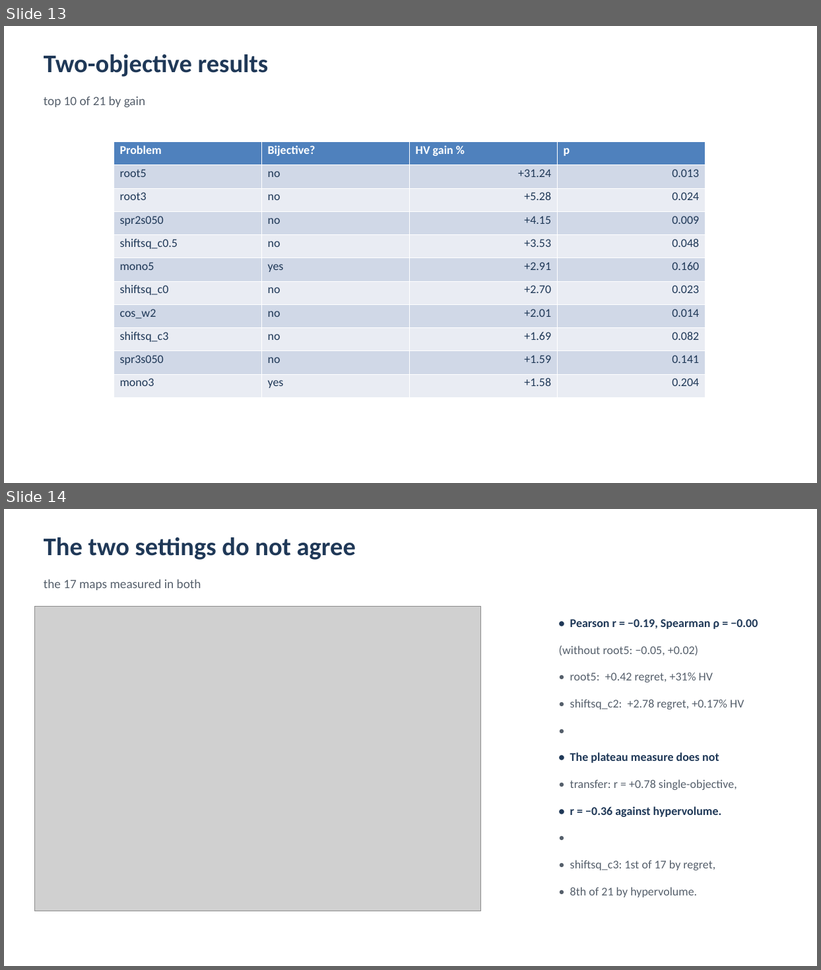
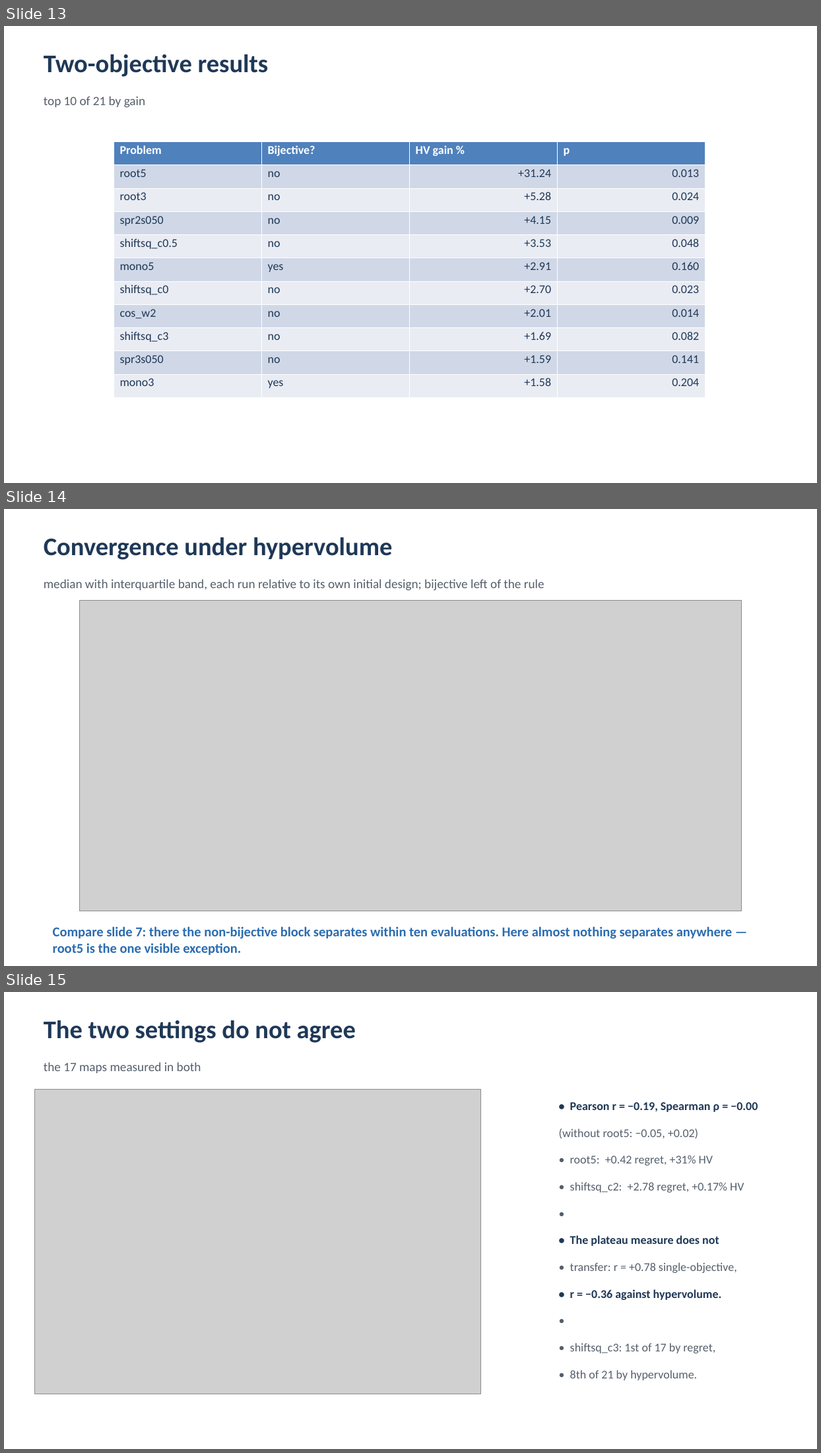
Before and after one commit to MuhammadAli-CS/three-arm-composite, a slide deck: slides/composite_matern.pptx. Shown one above the other, each under a label of ours: slides 13 and 14 before the commit, slides 13, 14 and 15 after it. The pictures are 821x970 and 821x1453 pixels, drawn with LibreOffice and Linux fonts; fonts in the diff are those of the drawing; grey boxes stand for pictures. Boxes give left, top, right and bottom in pixels: in the first picture for what was removed or moved away, otherwise in the second. Text is boxed around its words. In the diff, an @@ line names an element or a change of style, - is before the commit and + after.

```diff
--- a/slides/composite_matern.pptx
+++ b/slides/composite_matern.pptx
@@ slide 14 added at box(4, 509, 817, 966), background #FFFFFF @@
@@ text added at box(44, 537, 392, 560), 30 pt, text #1F3857, bold @@
+Convergence under hypervolume
@@ text added at box(44, 579, 545, 591), 15 pt, text #555F6B @@
+median with interquartile band, each run relative to its own initial design; bijective left of the rule
@@ picture added at box(80, 601, 742, 912) @@
@@ text added at box(53, 927, 732, 956), 16 pt, text #2B6CB0, bold @@
+Compare slide 7: there the non-bijective block separates within ten evaluations. Here almost nothing separates anywhere — root5 is the one visible exception.
@@ what was slide 14 is now slide 15 @@
```
Also in this commit, not shown: 7 other files.
